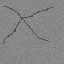
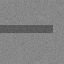
Layer changes from the first w=64, h=64 image to the second:
added layer "Layer 7" above "Layer 4" over [left=0, top=0, right=64, bottom=64]
